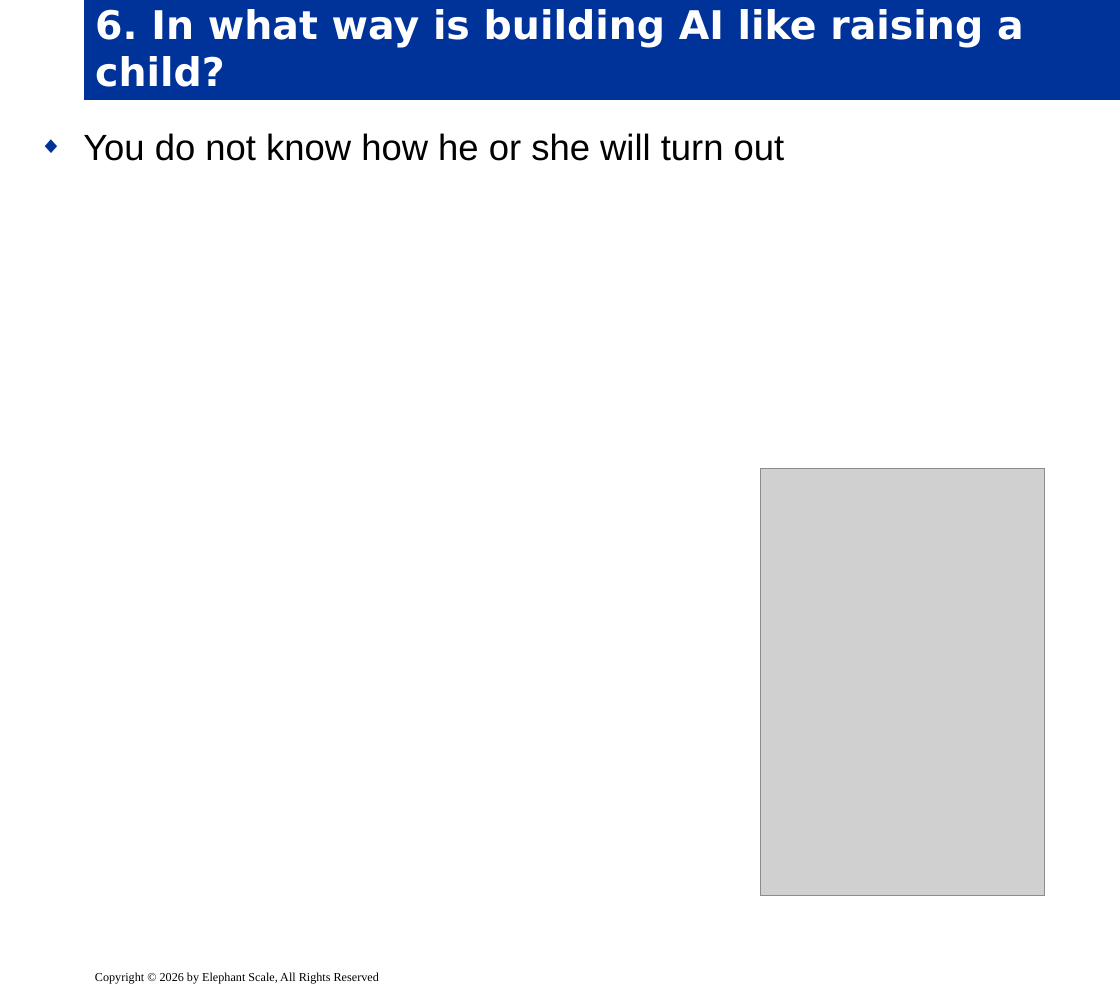
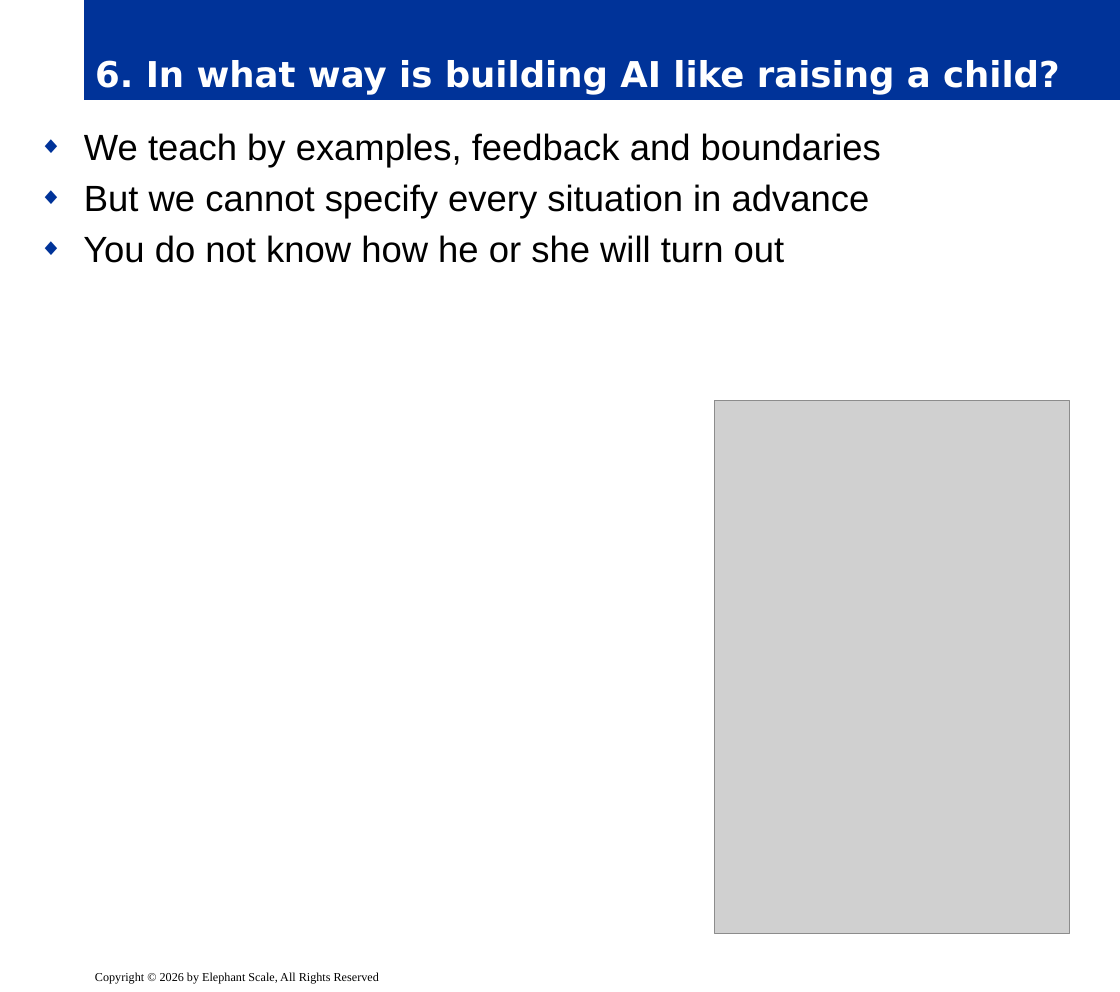
Before and after one commit to elephantscale/OpenAI-labs, a slide deck: slide 8 of 120-eight-questions-on-math-and-AI/slides/release/01__intro.pptx. Drawn at 1120x992 pixels with LibreOffice and Linux fonts; fonts in the diff are those of the drawing; grey boxes stand for pictures; background and template pictures are left out. Boxes give left, top, right and bottom in pixels: in the first picture for what was removed or moved away, otherwise in the second. Text is boxed around its words. In the diff, an @@ line names an element or a change of style, - is before the commit and + after.

```diff
--- a/120-eight-questions-on-math-and-AI/slides/release/01__intro.pptx
+++ b/120-eight-questions-on-math-and-AI/slides/release/01__intro.pptx
@@ title "6. In what way is ..." at box(84, 0, 1120, 99): size 26 to 23.4 pt @@
@@ text at box(84, 133, 881, 219): paragraphs added @@
+◆ We teach by examples, feedback and boundaries
+◆ But we cannot specify every situation in advance
@@ picture: place and size @@
-picture at box(761, 469, 1045, 896)
+picture at box(715, 401, 1070, 934)
```
Also in this commit, not shown: 7 other slides changed, 1 other file.
